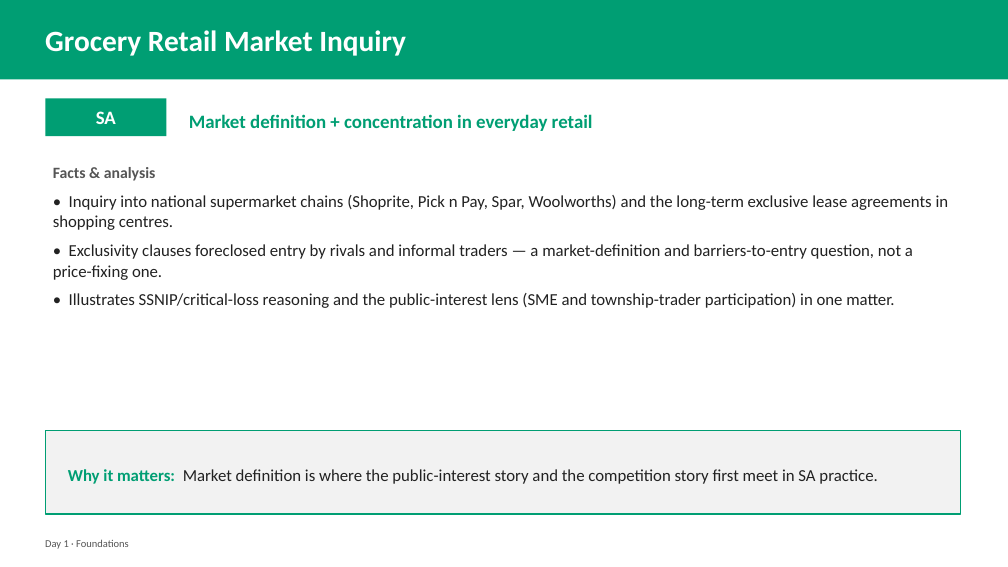
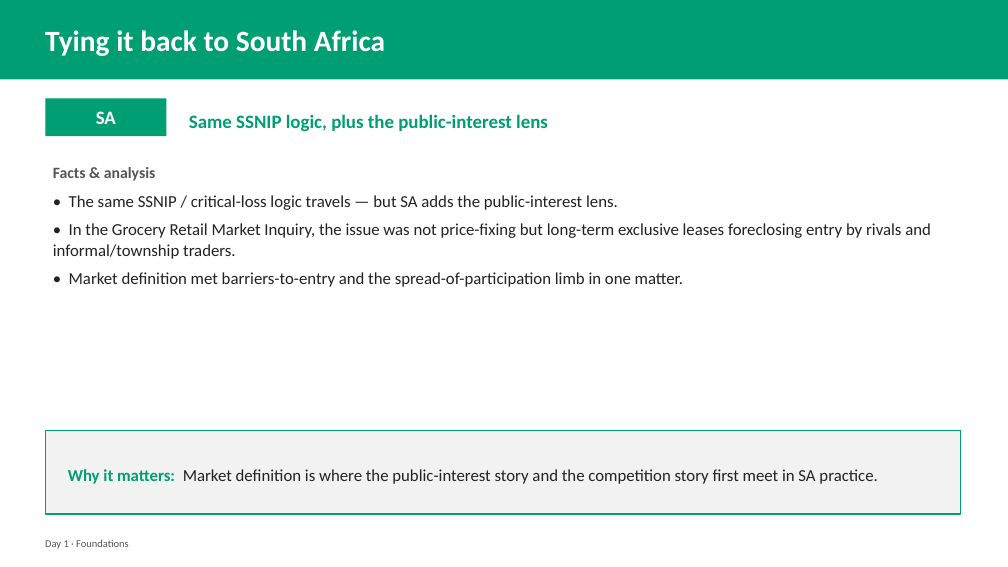
Before and after one commit to laurencehw/antitrust-methods, a slide deck: slide 40 of teaching/slides/day1_foundations.pptx (slide 19 before the commit). Drawn at 1008x567 pixels with LibreOffice and Linux fonts; fonts in the diff are those of the drawing. Boxes give left, top, right and bottom in pixels: in the first picture for what was removed or moved away, otherwise in the second. Text is boxed around its words. In the diff, an @@ line names an element or a change of style, - is before the commit and + after.

```diff
--- a/teaching/slides/day1_foundations.pptx
+++ b/teaching/slides/day1_foundations.pptx
@@ text at box(45, 30, 385, 56): text changed @@
-Grocery Retail Market Inquiry
+Tying it back to South Africa
@@ text at box(189, 114, 548, 132): text changed @@
-Market definition + concentration in everyday retail
+Same SSNIP logic, plus the public-interest lens
@@ text at box(53, 195, 931, 287): text changed @@
-• Inquiry into national supermarket chains (Shoprite, Pick n Pay, Spar, Woolworths) and the long-term exclusive lease agreements in shopping centres.
-• Exclusivity clauses foreclosed entry by rivals and informal traders — a market-definition and barriers-to-entry question, not a price-fixing one.
-• Illustrates SSNIP/critical-loss reasoning and the public-interest lens (SME and township-trader participation) in one matter.
+• The same SSNIP / critical-loss logic travels — but SA adds the public-interest lens.
+• In the Grocery Retail Market Inquiry, the issue was not price-fixing but long-term exclusive leases foreclosing entry by rivals and informal/township traders.
+• Market definition met barriers-to-entry and the spread-of-participation limb in one matter.
```
Also in this commit, not shown: 18 other slides changed, 28 slides added, 2 other files.
